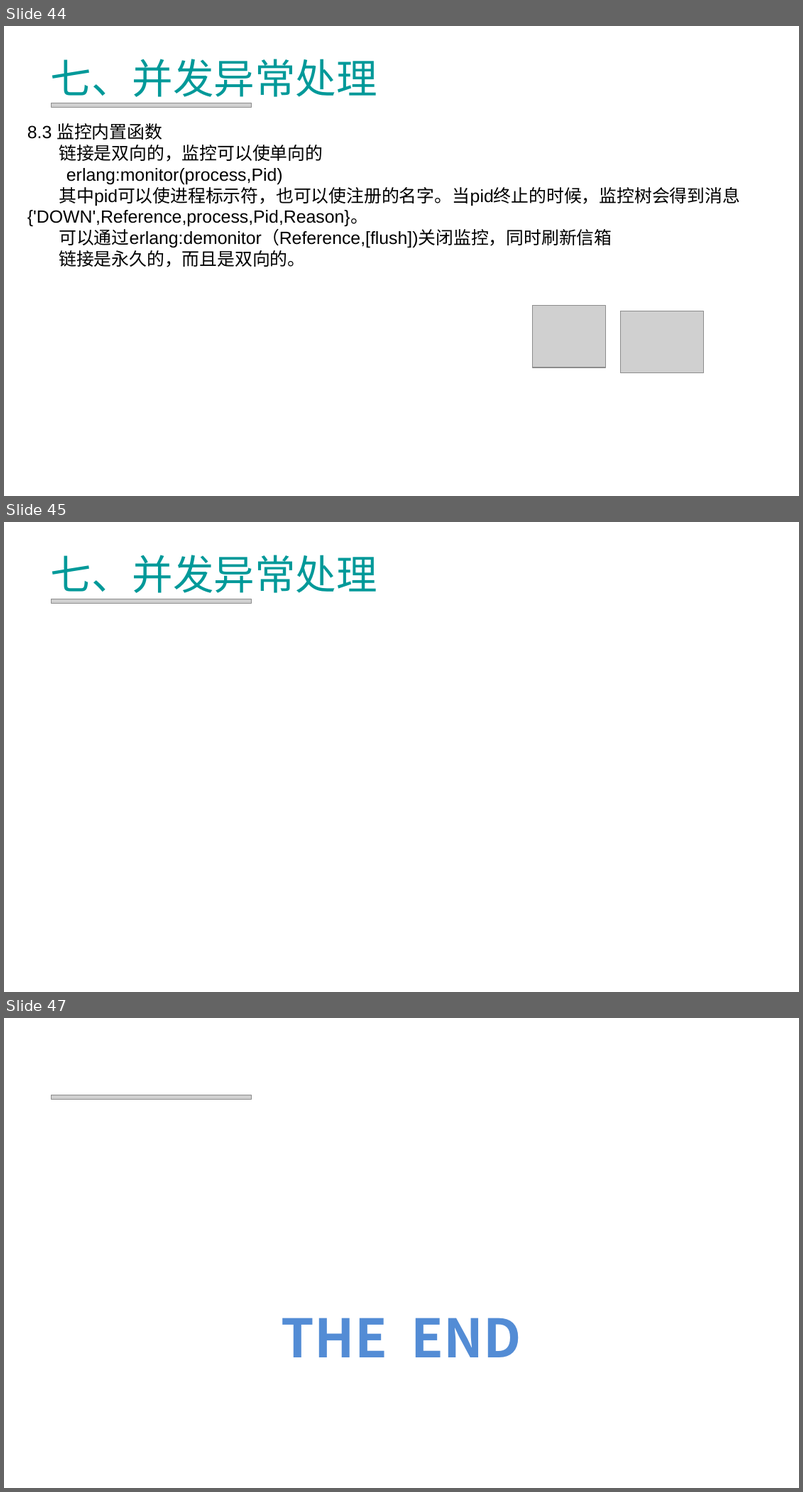
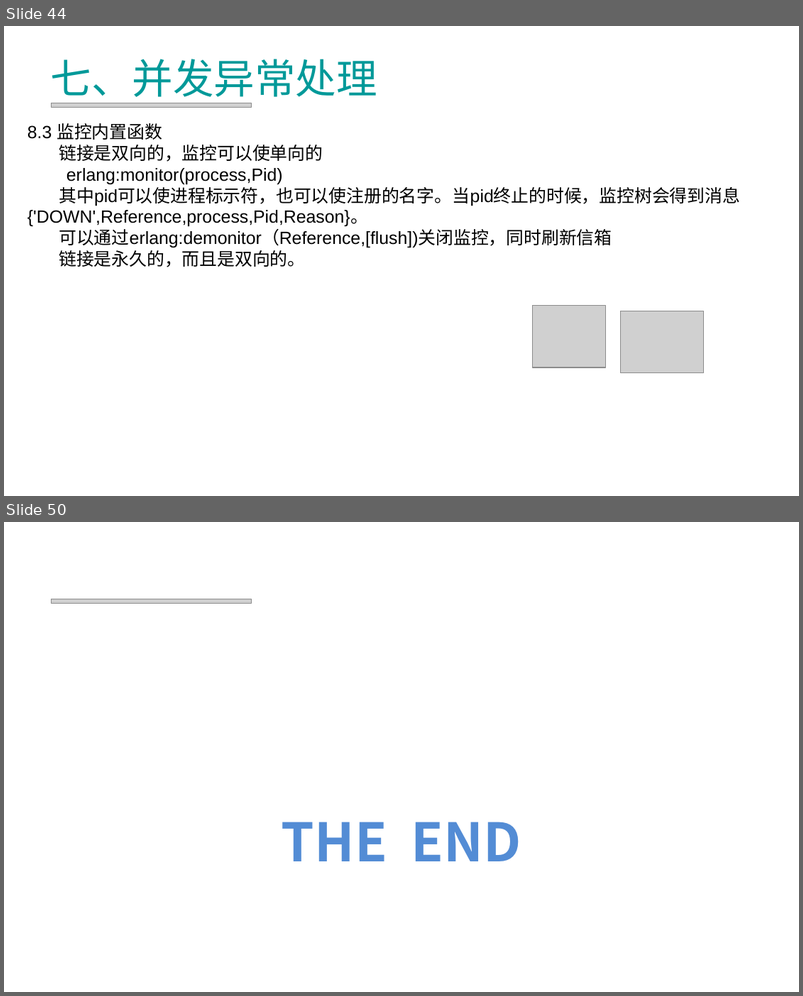
Before and after one commit to RockeyHoo/erlang, a slide deck: common/src/Erlang.ppt. Shown one above the other, each under a label of ours: slides 44, 45 and 47 before the commit, slides 44 and 50 after it; the slides between them are not shown. The pictures are 803x1492 and 803x996 pixels, drawn with LibreOffice and Linux fonts; fonts in the diff are those of the drawing; grey boxes stand for pictures; background and template pictures are left out. Boxes give left, top, right and bottom in pixels: in the first picture for what was removed or moved away, otherwise in the second. Text is boxed around its words. In the diff, an @@ line names an element or a change of style, - is before the commit and + after.

```diff
--- a/common/src/Erlang.ppt
+++ b/common/src/Erlang.ppt
@@ slide 45 removed at (4,522,799,992), background picture (left out) @@
@@ title removed at (51,555,377,600) @@
-七、并发异常处理
@@ picture removed at (51,599,251,603) @@
@@ what was slide 47 is now slide 50 @@
```
Also in this commit, not shown: 1 slide changed, 4 slides added.
